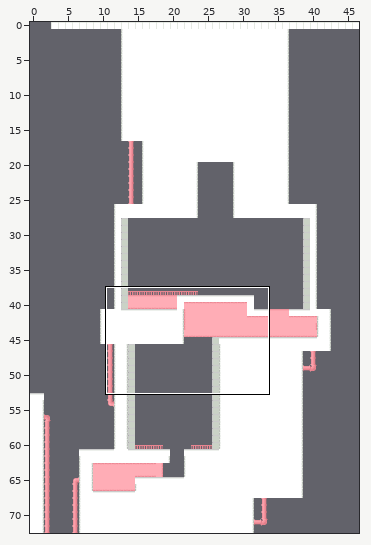
Tiled map (JSON) -- public/assets/levels/uppercut.json. The first picture is a wide view before the edit; the outline marks the close-up.
Close-up. The starting point:
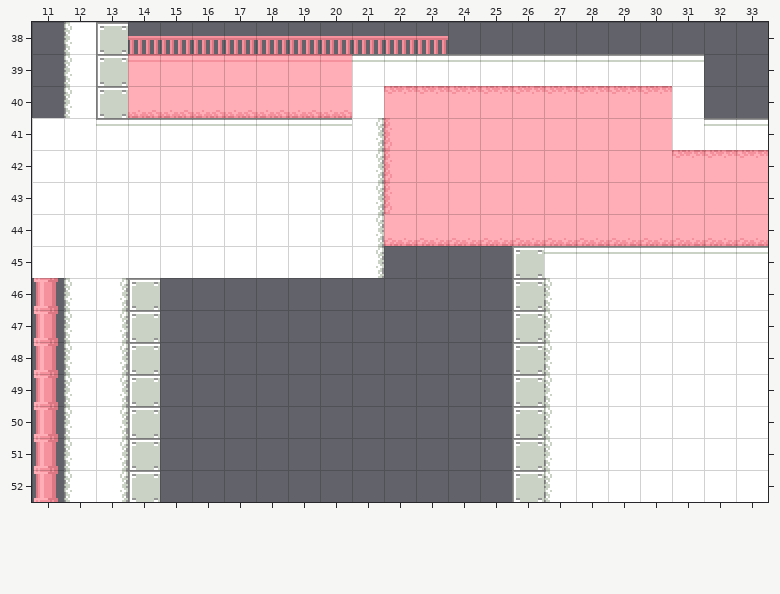
Cells are 16x16 px. Shown: x 11..33, y 38..52. The commit also changed other parts of the map, which this record leaves out. The old version is drawn lined up with the new one.
After the commit:
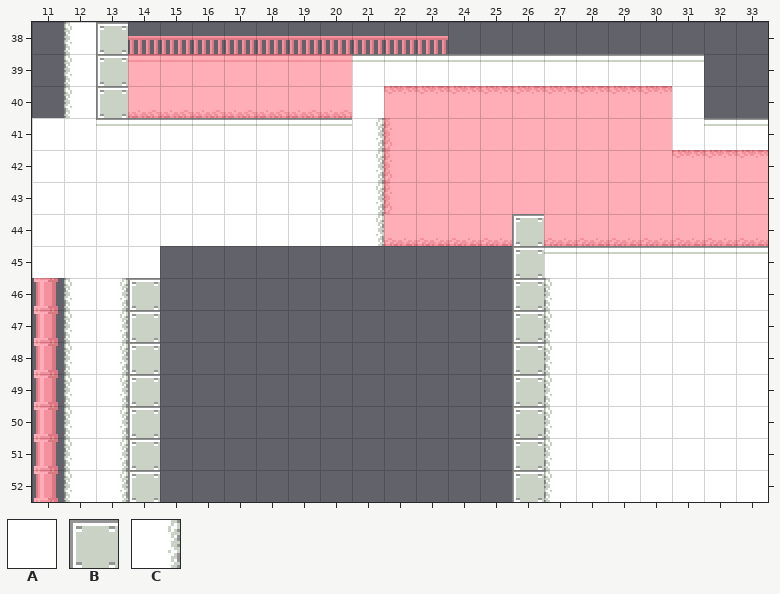
Key: from "tilleset": A 3, B 6, C 15 flipped left-right.
_ is an empty cell.
Tiles replaced or removed in this view: A, C.
Change:
Changed rows in their new state; . is an unchanged cell.
map size 47x73 -> 47x67 cells
Layer "Tile Layer 1":
first column x 15:
44 ...........B
45 _______.....
Boxes around the changes in both close-ups, in picture pixels (x1, y1, x2, y2):
added: (512, 214, 544, 246)
removed: (160, 246, 384, 278)
